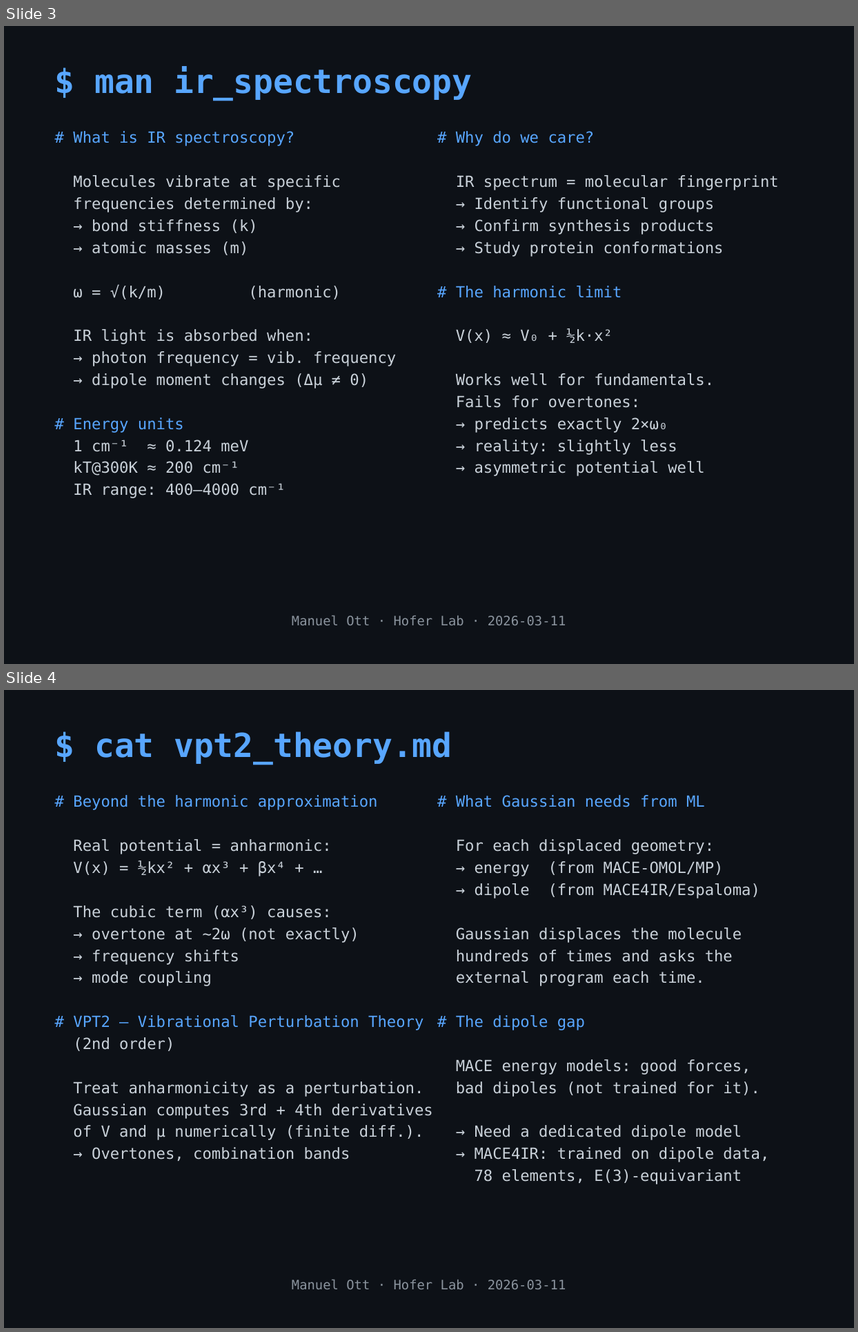
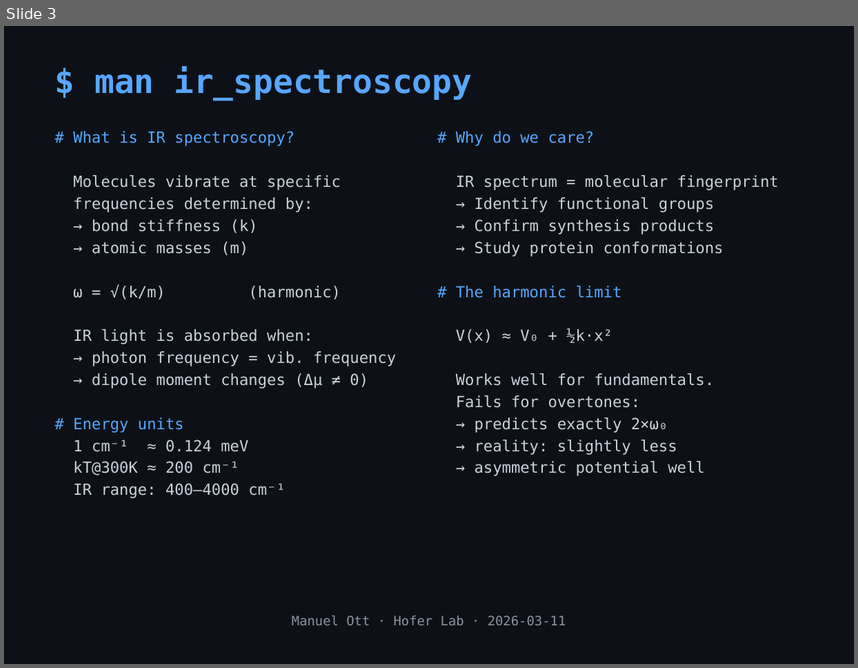
Before and after one commit to mott91/mace_gaussian_interface, a slide deck: presentation/presentation_v2.pptx. Shown one above the other, each under a label of ours: slides 3 and 4 before the commit, slide 3 after it. The pictures are 858x1332 and 858x668 pixels, drawn with LibreOffice and Linux fonts; fonts in the diff are those of the drawing. Boxes give left, top, right and bottom in pixels: in the first picture for what was removed or moved away, otherwise in the second. Text is boxed around its words. In the diff, an @@ line names an element or a change of style, - is before the commit and + after.

Commit message:
feat(01-01): add slide_results_overview and slide_results_table, verify 11 slides
- Add slide_results_overview: terminal ls idiom listing 8 molecule HTML reports
- Add slide_results_table: harmonic benchmark table with real water metrics sorted by MAE
- Delete slide_results_water and slide_results_aspirin function definitions
- Script runs clean and generates presentation_v2.pptx with exactly 11 slides

```diff
--- a/presentation/presentation_v2.pptx
+++ b/presentation/presentation_v2.pptx
@@ slide 4 removed at [4, 690, 854, 1328], background #0D1117 @@
@@ text removed at [94, 731, 452, 765] @@
-$ cat vpt2_theory.md
@@ text removed at [73, 795, 433, 1161] @@
-# Beyond the harmonic approximation
-Real potential = anharmonic:
-V(x) = ½kx² + αx³ + βx⁴ + …
-The cubic term (αx³) causes:
-→ overtone at ~2ω (not exactly)
-→ frequency shifts
-→ mode coupling
-# VPT2 — Vibrational Perturbation Theory
-(2nd order)
-Treat anharmonicity as a perturbation.
-Gaussian computes 3rd + 4th derivatives
-of V and μ numerically (finite diff.).
-→ Overtones, combination bands
@@ text removed at [456, 795, 769, 1184] @@
-# What Gaussian needs from ML
-For each displaced geometry:
-→ energy (from MACE-OMOL/MP)
-→ dipole (from MACE4IR/Espaloma)
-Gaussian displaces the molecule
-hundreds of times and asks the
-external program each time.
-# The dipole gap
-MACE energy models: good forces,
-bad dipoles (not trained for it).
-→ Need a dedicated dipole model
-→ MACE4IR: trained on dipole data,
-78 elements, E(3)-equivariant
@@ text removed at [292, 1279, 566, 1289] @@
-Manuel Ott · Hofer Lab · 2026-03-11
```
Also in this commit, not shown: 2 slides added, 2 other slides removed, 1 other file.
